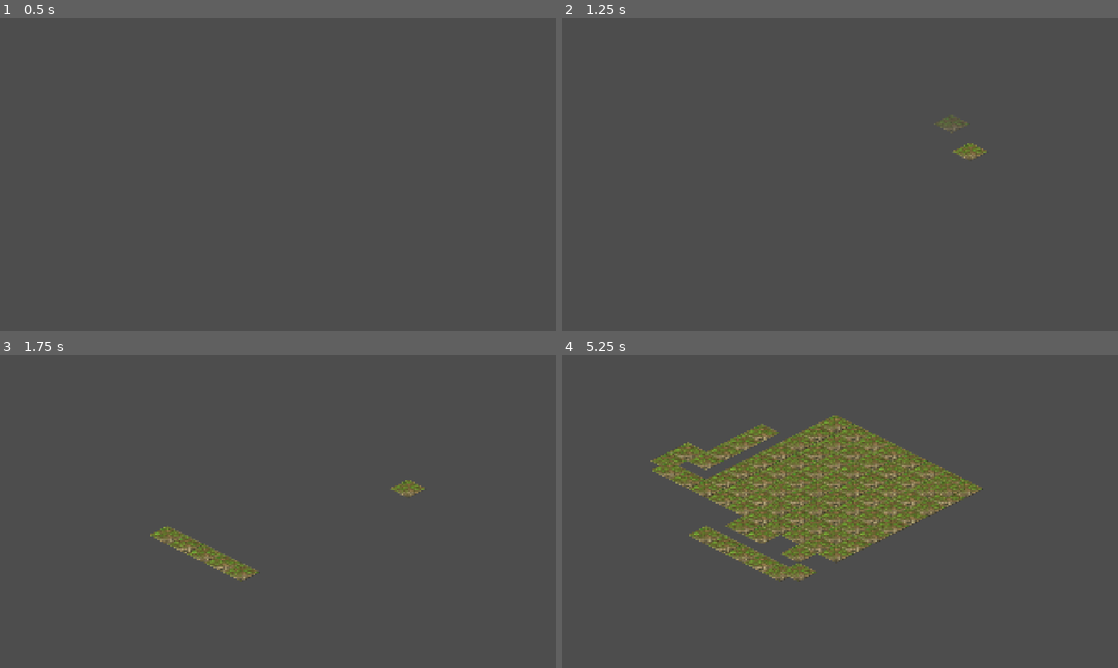
Above: before the commit, frames 1-4 (two rows, left to right).
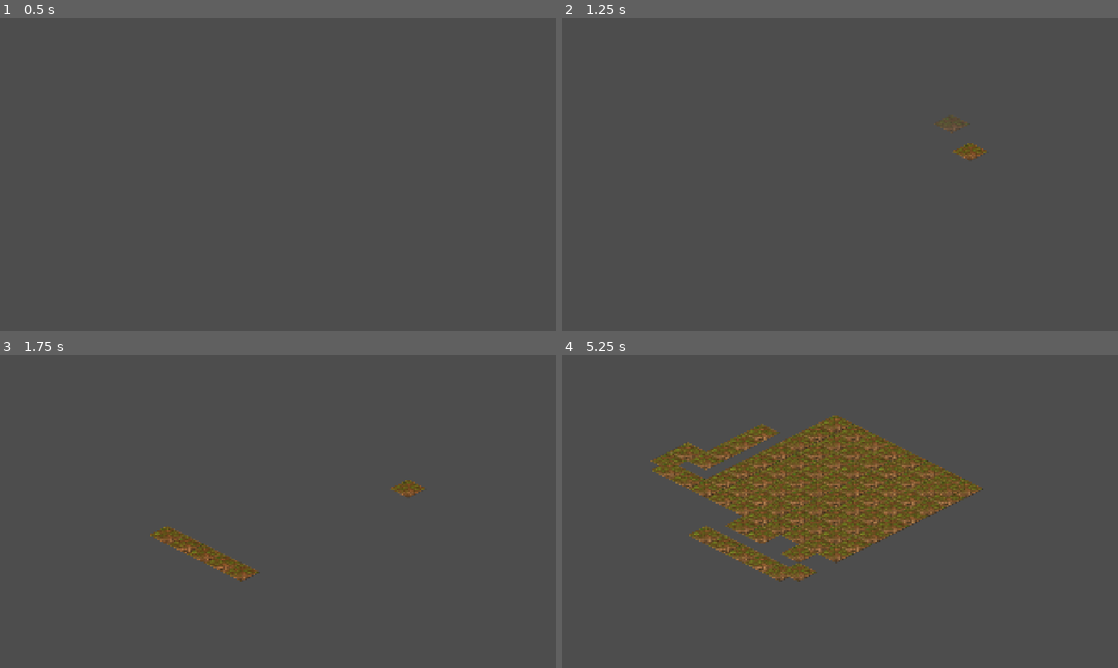
Above: after the commit, the same moments.

Repository: saman-mb/crusade-rts
Game: Godot game, scene res://src/nodes/map_system.tscn
Two runs of this game, one before a commit and one after it. Both use one fixed random seed, a clock stepped at 60 frames per second and the inputs below.
Inputs (mouse positions are in pixels of both pictures, inside the frame that each line leads up to):
- Up to frame 1 (0.5 s): no input
- Up to frame 2 (1.25 s): tap Enter at 0.5 s; move the mouse to (962, 158) at 0.52 s; hold ] (dev_time_fwd, bound only after the commit) from 0.53 s (still down); tap S (cam_down) at 0.6 s; click (962, 158) at 0.67 s
- Up to frame 3 (1.75 s): release ] (dev_time_fwd, bound only after the commit) at 1.25 s; tap Space at 1.25 s; drag from (166, 527) to (250, 574) at 1.27 s
- Up to frame 4 (5.25 s): tap Enter at 2, 4.25 s; move the mouse to (895, 442) at 2.02 s; hold ] (dev_time_fwd, bound only after the commit) 2.03-2.75 s; tap D (cam_right) at 2.1 s; drag from (812, 574) to (673, 464) at 2.77 s; tap Space at 3.5, 5 s; move the mouse to (1006, 558) at 3.52 s; hold [ (dev_time_back, bound only after the commit) 3.53-4.25 s; tap B at 3.6 s; tap F5 (dev_reload_map) at 4.15 s; drag from (673, 464) to (756, 433) at 4.27 s; move the mouse to (867, 511) at 5.02 s; hold [ (dev_time_back, bound only after the commit) from 5.03 s (still down); tap G at 5.1 s; click (867, 511) at 5.17 s

Frame 1 is identical in both runs. In frame 2, 0.2% of the frame differs, in the area x 70-77%, y 40-46%; in frame 3, 1.1%; in frame 4, 9.1%, in the area x 15-76%, y 19-72%.

Commit message:
feat: ambient CanvasModulate + day/night driver (#83)
Adds global ambient/day-night lighting (Story L2 of the lighting epic #66):
the world reads as lit by a time-of-day ambient that shifts over a cycle
instead of flat full-white.

- DayNight (pure RefCounted core): time-of-day t in [0,1) -> ambient Color via
  a keyed dawn/noon/dusk/night ramp; cyclic color_at(t) (endpoints exact, wraps
  at 1.0); configurable cycle length; advance()/scrub(). Headless-tested.
- DayNightDriver (CanvasModulate node): advances the clock each frame and writes
  current_color() into its color, tinting the world canvas. Dev scrub: hold
  ] / [ (dev_time_fwd / dev_time_back) to sweep time for a live preview.
- Wired a DayNight CanvasModulate into map_system.tscn; added the two dev
  scrub input actions to project.godot.

Verified: test_day_night.gd (18/18) + full suite (1000 asserts, 0 fail);
rendered noon vs night via the local harness — noon bright/neutral, night
dim/blue, terrain visibly tinted.

Closes #83.

Co-Authored-By: Claude Opus 4.8 (1M context) <noreply@anthropic.com>
Claude-Session: https://claude.ai/code/session_01J1ejz2pwYrF7T47tRUBCu4

Diff:
--- a/project.godot
+++ b/project.godot
@@ -70,3 +70,13 @@
 "events": [Object(InputEventKey,"resource_local_to_scene":false,"resource_name":"","device":-1,"window_id":0,"alt_press …(195 unchanged characters)…
 ]
 }
+dev_time_fwd={
+"deadzone": 0.5,
+"events": [Object(InputEventKey,"resource_local_to_scene":false,"resource_name":"","device":-1,"window_id":0,"alt_pressed":false,"shift_pressed":false,"ctrl_pressed":false,"meta_pressed":false,"pressed":false,"keycode":0,"physical_keycode":93,"key_label":0,"unicode":0,"location":0,"echo":false,"script":null)
+]
+}
+dev_time_back={
+"deadzone": 0.5,
+"events": [Object(InputEventKey,"resource_local_to_scene":false,"resource_name":"","device":-1,"window_id":0,"alt_pressed":false,"shift_pressed":false,"ctrl_pressed":false,"meta_pressed":false,"pressed":false,"keycode":0,"physical_keycode":91,"key_label":0,"unicode":0,"location":0,"echo":false,"script":null)
+]
+}
--- /dev/null
+++ b/src/core/day_night.gd
@@ -0,0 +1,85 @@
+class_name DayNight
+extends RefCounted
+## Pure time-of-day model for the ambient/day-night lighting (Story L2, #83).
+##
+## Holds the current time-of-day `t` in [0, 1) (0.0 = midnight, 0.5 = noon), a
+## configurable cycle length, and a keyed ambient-color RAMP. `color_at(t)`
+## resolves any time to an ambient `Color` by linear RGBA interpolation between
+## the two bracketing keyframes, treating the ramp as CYCLIC (the last stop
+## wraps back to the first across the 1.0 boundary). Node-free and stateful, so
+## the whole ramp/advance contract is headless-testable; the DayNightDriver node
+## just reads `current_color()` each frame into a CanvasModulate.
+
+## Default keyed ramp: `[t, Color]` stops, `t` strictly ascending, first stop at
+## exactly 0.0 (midnight). Noon is neutral white (full ambient); dawn/dusk are
+## warm; night is dim and blue. Tuned for the HD terrain to read bright at noon
+## and cool/dark — but not black — at night.
+const DEFAULT_RAMP: Array = [
+	[0.00, Color(0.16, 0.20, 0.38)],  # midnight — dim, cool blue
+	[0.25, Color(0.95, 0.70, 0.55)],  # dawn — warm, low sun
+	[0.50, Color(1.00, 1.00, 1.00)],  # noon — neutral, full ambient
+	[0.75, Color(0.98, 0.62, 0.42)],  # dusk — warm orange
+]
+
+## Default cycle length in seconds for one full midnight->midnight loop.
+const DEFAULT_CYCLE_SECONDS := 120.0
+
+## Current time-of-day in [0, 1). Starts at noon so a fresh world is bright.
+var t: float = 0.5
+
+## Seconds for one full day. `advance()` is a no-op when this is <= 0 (frozen).
+var cycle_seconds: float = DEFAULT_CYCLE_SECONDS
+
+## Active ramp; same shape as DEFAULT_RAMP. Set via `_init`.
+var _ramp: Array
+
+
+## `ramp` defaults to DEFAULT_RAMP; must be ascending in `t` with the first stop
+## at 0.0. `start_t` seeds the clock, `cycle` the loop length.
+func _init(ramp: Array = DEFAULT_RAMP, start_t: float = 0.5,
+		cycle: float = DEFAULT_CYCLE_SECONDS) -> void:
+	_ramp = ramp
+	t = fposmod(start_t, 1.0)
+	cycle_seconds = cycle
+
+
+## Advances the clock by `delta` seconds, wrapping at 1.0. No-op if the cycle is
+## frozen (cycle_seconds <= 0), which lets a caller hold time still and scrub.
+func advance(delta: float) -> void:
+	if cycle_seconds <= 0.0:
+		return
+	t = fposmod(t + delta / cycle_seconds, 1.0)
+
+
+## Nudges the clock directly (for the dev scrub), wrapping at 1.0.
+func scrub(dt: float) -> void:
+	t = fposmod(t + dt, 1.0)
+
+
+## Ambient color at the current `t`.
+func current_color() -> Color:
+	return color_at(t)
+
+
+## Ambient color at an arbitrary time-of-day. `time` is wrapped into [0, 1), so
+## color_at(1.0) == color_at(0.0). Exact at every keyframe; linearly blended
+## between them, cyclically across the 1.0 seam (last stop -> first stop).
+func color_at(time: float) -> Color:
+	var u := fposmod(time, 1.0)
+	var n := _ramp.size()
+	# Walk segments [stop i, stop i+1). The final segment wraps: its end is the
+	# first stop shifted to t0 + 1.0, so `u` in [last_t, 1.0) blends last->first.
+	for i in n:
+		var t0: float = _ramp[i][0]
+		var c0: Color = _ramp[i][1]
+		var next: int = (i + 1) % n
+		var t1: float = _ramp[next][0]
+		var c1: Color = _ramp[next][1]
+		if i == n - 1:
+			t1 += 1.0  # wrap the closing segment past the seam
+		if u >= t0 and u < t1:
+			var span := t1 - t0
+			var f := 0.0 if span <= 0.0 else (u - t0) / span
+			return c0.lerp(c1, f)
+	# u < first stop's t (only if the ramp does not start at 0.0): clamp to first.
+	return _ramp[0][1]
--- /dev/null
+++ b/src/core/tests/test_day_night.gd
@@ -0,0 +1,94 @@
+extends GdTest
+## Pure-logic tests for DayNight (Story L2, #83): ramp interpolation, cyclic
+## wrap, keyframe-exactness, and clock advance/scrub. No Node deps.
+## Run: godot --headless --script res://src/core/tests/test_day_night.gd
+
+
+func _run() -> void:
+	_test_keyframes_exact()
+	_test_midpoint_interpolates()
+	_test_wraps_at_one()
+	_test_wrap_segment_blends_dusk_to_night()
+	_test_noon_bright_night_dim()
+	_test_advance_wraps()
+	_test_advance_frozen_is_noop()
+	_test_scrub_wraps()
+	_test_custom_ramp()
+
+
+# --- helpers ---
+
+## Approximate Color equality (per-channel), with an expected/got diagnostic.
+func _c_eq(a: Color, b: Color, msg: String) -> void:
+	var close := (absf(a.r - b.r) < 0.001 and absf(a.g - b.g) < 0.001
+		and absf(a.b - b.b) < 0.001 and absf(a.a - b.a) < 0.001)
+	_ok(close, "%s: expected %s got %s" % [msg, b, a])
+
+
+# --- tests ---
+
+## Every keyframe time returns that keyframe's color exactly.
+func _test_keyframes_exact() -> void:
+	var dn := DayNight.new()
+	_c_eq(dn.color_at(0.00), Color(0.16, 0.20, 0.38), "midnight keyframe exact")
+	_c_eq(dn.color_at(0.25), Color(0.95, 0.70, 0.55), "dawn keyframe exact")
+	_c_eq(dn.color_at(0.50), Color(1.00, 1.00, 1.00), "noon keyframe exact")
+	_c_eq(dn.color_at(0.75), Color(0.98, 0.62, 0.42), "dusk keyframe exact")
+
+## Halfway between midnight (0.0) and dawn (0.25) is the channel average.
+func _test_midpoint_interpolates() -> void:
+	var dn := DayNight.new()
+	var mid := dn.color_at(0.125)
+	var expect := Color(0.16, 0.20, 0.38).lerp(Color(0.95, 0.70, 0.55), 0.5)
+	_c_eq(mid, expect, "0.125 is midnight/dawn midpoint")
+
+## color_at wraps at 1.0: color_at(1.0) == color_at(0.0); >1 and <0 wrap too.
+func _test_wraps_at_one() -> void:
+	var dn := DayNight.new()
+	_c_eq(dn.color_at(1.0), dn.color_at(0.0), "color_at(1.0) == color_at(0.0)")
+	_c_eq(dn.color_at(1.25), dn.color_at(0.25), "color_at(1.25) == color_at(0.25)")
+	_c_eq(dn.color_at(-0.25), dn.color_at(0.75), "color_at(-0.25) == color_at(0.75)")
+
+## The closing segment blends dusk(0.75) -> midnight(0.0 as 1.0); the midpoint
+## (t=0.875) is the average of those two stops, proving the seam is continuous.
+func _test_wrap_segment_blends_dusk_to_night() -> void:
+	var dn := DayNight.new()
+	var mid := dn.color_at(0.875)
+	var expect := Color(0.98, 0.62, 0.42).lerp(Color(0.16, 0.20, 0.38), 0.5)
+	_c_eq(mid, expect, "0.875 blends dusk->midnight across the seam")
+
+## Sanity on the design intent: noon is bright (near white), night is dim & blue.
+func _test_noon_bright_night_dim() -> void:
+	var dn := DayNight.new()
+	var noon := dn.color_at(0.5)
+	var night := dn.color_at(0.0)
+	_ok(noon.r > 0.9 and noon.g > 0.9 and noon.b > 0.9, "noon is bright")
+	_ok(night.r < 0.5 and night.g < 0.5, "night is dim")
+	_ok(night.b > night.r and night.b > night.g, "night is blue-dominant")
+
+## advance() moves t forward and wraps past 1.0.
+func _test_advance_wraps() -> void:
+	var dn := DayNight.new(DayNight.DEFAULT_RAMP, 0.0, 10.0)  # 10s cycle
+	dn.advance(2.5)
+	_ok(absf(dn.t - 0.25) < 0.0001, "advance 2.5s of 10s -> t=0.25")
+	dn.advance(10.0)  # a full cycle returns to the same t
+	_ok(absf(dn.t - 0.25) < 0.0001, "advancing a full cycle wraps to same t")
+
+## A frozen cycle (cycle_seconds <= 0) does not advance.
+func _test_advance_frozen_is_noop() -> void:
+	var dn := DayNight.new(DayNight.DEFAULT_RAMP, 0.4, 0.0)
+	dn.advance(5.0)
+	_ok(absf(dn.t - 0.4) < 0.0001, "frozen cycle ignores advance")
+
+## scrub nudges t directly and wraps negative.
+func _test_scrub_wraps() -> void:
+	var dn := DayNight.new(DayNight.DEFAULT_RAMP, 0.1, 120.0)
+	dn.scrub(-0.2)
+	_ok(absf(dn.t - 0.9) < 0.0001, "scrub -0.2 from 0.1 wraps to 0.9")
+
+## A custom two-stop ramp interpolates between the supplied colors.
+func _test_custom_ramp() -> void:
+	var ramp: Array = [[0.0, Color(0, 0, 0)], [0.5, Color(1, 1, 1)]]
+	var dn := DayNight.new(ramp, 0.0, 60.0)
+	_c_eq(dn.color_at(0.25), Color(0.5, 0.5, 0.5), "custom ramp midpoint is grey")
+	_c_eq(dn.color_at(0.75), Color(0.5, 0.5, 0.5), "custom ramp wrap midpoint is grey")
--- /dev/null
+++ b/src/nodes/day_night_driver.gd
@@ -0,0 +1,48 @@
+extends CanvasModulate
+## Ambient / day-night tint over the world (Story L2, #83).
+##
+## A thin runtime node: it owns a pure `DayNight` clock and, each frame, advances
+## it and writes `DayNight.current_color()` into its own `color`. Being a
+## CanvasModulate on the base canvas layer, that color MULTIPLIES all world
+## rendering (the terrain tilemaps), so the map reads as lit by a shifting
+## ambient instead of flat full-white. The dev_menu overlay lives on a separate
+## CanvasLayer, so it is deliberately NOT tinted.
+##
+## All decision math lives in `DayNight` (headless-tested); this node only wires
+## the engine clock and the dev scrub input. It is NOT `@tool`, so it does
+## nothing during a headless `--import` in CI.
+##
+## Dev scrub: hold `]` (dev_time_fwd) / `[` (dev_time_back) to sweep time of day
+## fast for a live preview of the ramp; releasing resumes the normal cycle.
+
+## Seconds for one full midnight->midnight cycle. Feeds DayNight.cycle_seconds.
+@export var cycle_seconds: float = DayNight.DEFAULT_CYCLE_SECONDS
+
+## Initial time-of-day in [0, 1) (0.5 = noon). Feeds DayNight.t.
+@export_range(0.0, 1.0) var start_time: float = 0.5
+
+## Time-of-day units swept per second while a scrub key is held (fast preview).
+const SCRUB_RATE := 0.25
+
+var _day_night: DayNight
+
+
+func _ready() -> void:
+	_day_night = DayNight.new(DayNight.DEFAULT_RAMP, start_time, cycle_seconds)
+	color = _day_night.current_color()
+
+
+func _process(delta: float) -> void:
+	# The @tool-free node never runs in-editor, but guard anyway for safety.
+	if Engine.is_editor_hint():
+		return
+	var scrub := 0.0
+	if Input.is_action_pressed(&"dev_time_fwd"):
+		scrub += 1.0
+	if Input.is_action_pressed(&"dev_time_back"):
+		scrub -= 1.0
+	if scrub != 0.0:
+		_day_night.scrub(scrub * SCRUB_RATE * delta)
+	else:
+		_day_night.advance(delta)
+	color = _day_night.current_color()
--- a/src/nodes/map_system.tscn
+++ b/src/nodes/map_system.tscn
@@ -1,14 +1,18 @@
-[gd_scene load_steps=6 format=3 uid="uid://crusademapsys01"]
+[gd_scene load_steps=7 format=3 uid="uid://crusademapsys01"]
 
 [ext_resource type="Script" path="res://src/nodes/map_system.gd" id="1_mapsys"]
 [ext_resource type="PackedScene" uid="uid://crusadertscam01" path="res://src/nodes/rts_camera.tscn" id="2_rtscam"]
 [ext_resource type="PackedScene" uid="uid://crusademapedit01" path="res://src/editor/map_editor.tscn" id="3_mapedit"]
 [ext_resource type="Script" path="res://src/nodes/map_persistence.gd" id="4_mappersist"]
 [ext_resource type="PackedScene" uid="uid://crusadedevmenu01" path="res://src/ui/dev_menu.tscn" id="5_devmenu"]
+[ext_resource type="Script" path="res://src/nodes/day_night_driver.gd" id="6_daynight"]
 
 [node name="MapSystem" type="Node2D"]
 y_sort_enabled = true
 script = ExtResource("1_mapsys")
+
+[node name="DayNight" type="CanvasModulate" parent="."]
+script = ExtResource("6_daynight")
 
 [node name="Elevation0" type="TileMapLayer" parent="."]
 y_sort_enabled = true
